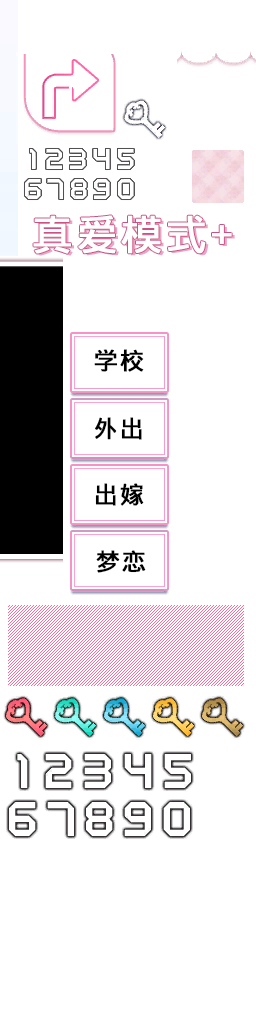
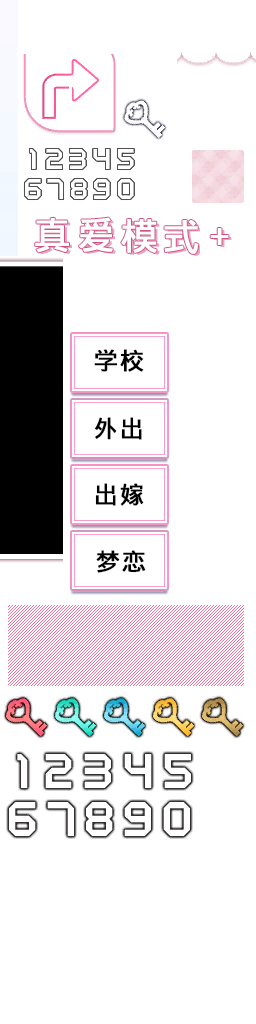
Revision of a layered 256×1024 image; what changed, layer by layer:
added group "组 1 拷贝" with 1 layers above "组 1" over box(34, 216, 232, 256)
added layer "真爱模式+" (1st of 3, in "组 1 拷贝") in group "组 1 拷贝" over box(34, 216, 232, 256)
moved "真爱模式+" (2nd of 3, in "组 1") into group "组 1", painted on it over box(33, 215, 232, 254)
moved "真爱模式+" (3rd of 3, in "组 1") into group "组 1", painted on it over box(36, 217, 235, 256)
